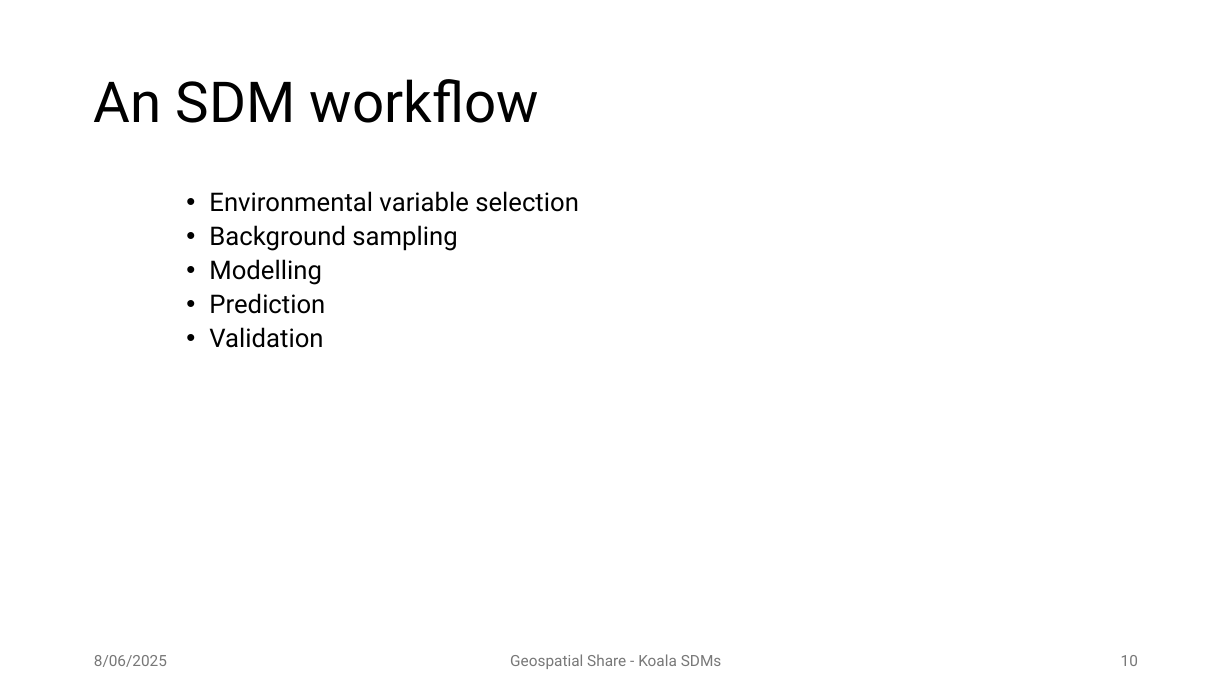
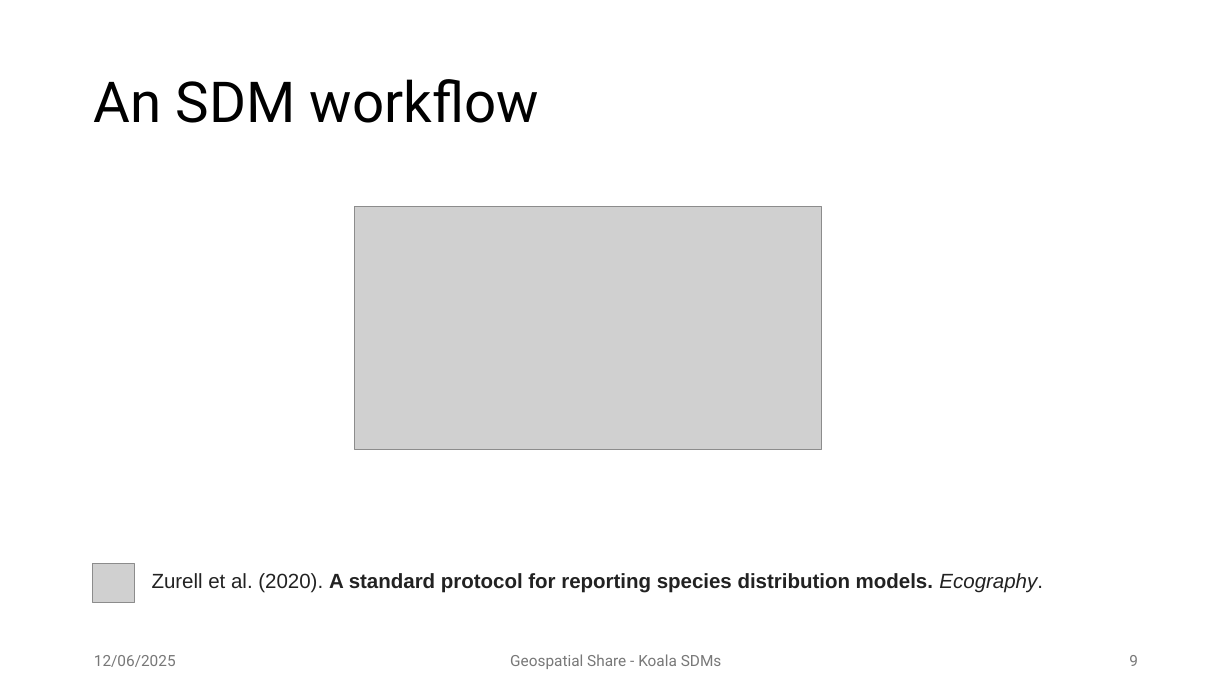
Before and after one commit to patch105/ICCB_koala_sdm, a slide deck: slide 9 of ICCB_koala_sdm_slides.pptx (slide 10 before the commit). Drawn at 1232x693 pixels with LibreOffice and Linux fonts; fonts in the diff are those of the drawing; grey boxes stand for pictures; background and template pictures are left out. Boxes give left, top, right and bottom in pixels: in the first picture for what was removed or moved away, otherwise in the second. Text is boxed around its words. In the diff, an @@ line names an element or a change of style, - is before the commit and + after.

```diff
--- a/ICCB_koala_sdm_slides.pptx
+++ b/ICCB_koala_sdm_slides.pptx
@@ text removed at box(209, 191, 579, 348) @@
-    • Environmental variable selection
-    • Background sampling
-    • Modelling
-    • Prediction
-    • Validation
@@ picture added at box(355, 207, 822, 450) @@
@@ picture added at box(92, 564, 135, 603) @@
@@ text added at box(152, 573, 1043, 593), 16 pt, text #222222, bold @@
+Zurell et al. (2020). A standard protocol for reporting species distribution models. Ecography.
@@ text at box(94, 655, 176, 667): text changed @@
-8/06/2025
+12/06/2025
@@ page number at box(1129, 655, 1138, 666): text changed @@
-10
+9
```
Also in this commit, not shown: 26 other slides changed, 20 slides removed, 1 other file.
